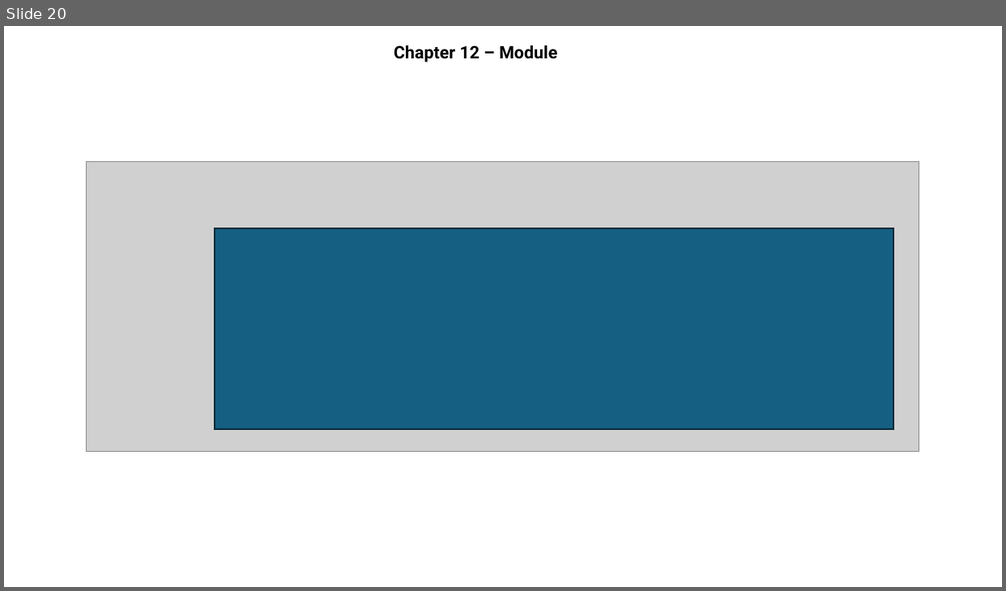
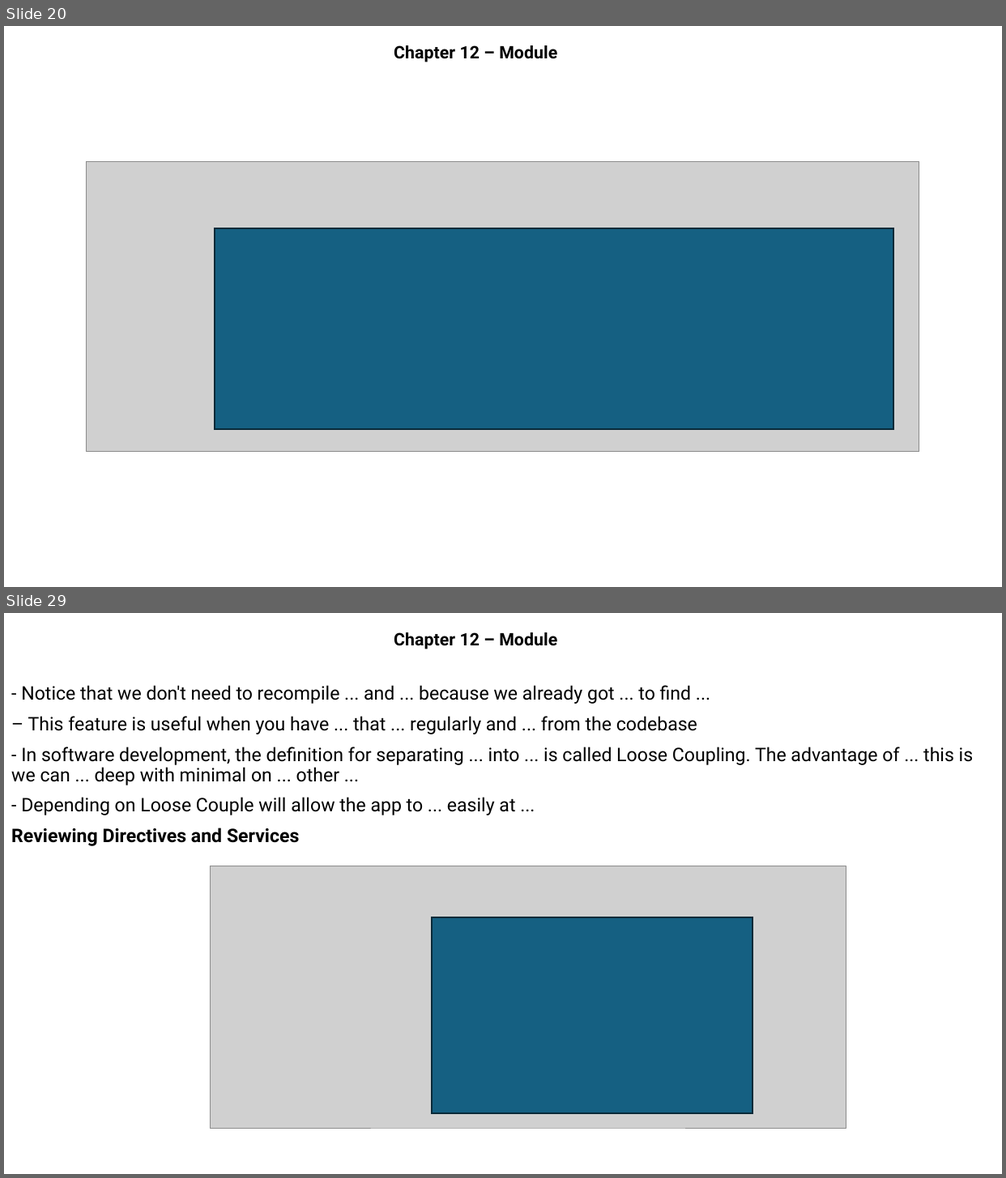
Before and after one commit to MaiDinhVinh/CS-Java, a slide deck: OCP17/Chapter 12 - Modules.pptx. Shown one above the other, each under a label of ours: slide 20 before the commit, slides 20 and 29 after it; the slides between them are not shown. The pictures are 1006x591 and 1006x1178 pixels, drawn with LibreOffice and Linux fonts; fonts in the diff are those of the drawing; grey boxes stand for pictures. Boxes give left, top, right and bottom in pixels: in the first picture for what was removed or moved away, otherwise in the second. Text is boxed around its words. In the diff, an @@ line names an element or a change of style, - is before the commit and + after.

```diff
--- a/OCP17/Chapter 12 - Modules.pptx
+++ b/OCP17/Chapter 12 - Modules.pptx
@@ slide 29 added at (x1=4, y1=613, x2=1002, y2=1174), background #FFFFFF @@
@@ subtitle added at (x1=394, y1=632, x2=557, y2=649), 16.6 pt, text #000000, bold @@
+Chapter 12 – Module
@@ text added at (x1=11, y1=685, x2=974, y2=846), 18 pt, text #000000 @@
+- Notice that we don't need to recompile ... and ... because we already got ... to find ...
+– This feature is useful when you have ... that ... regularly and ... from the codebase
+- In software development, the definition for separating ... into ... is called Loose Coupling. The advantage of ... this is we can ... deep with minimal on ... other ...
+- Depending on Loose Couple will allow the app to ... easily at ...
+Reviewing Directives and Services
@@ picture added at (x1=210, y1=866, x2=846, y2=1128) @@
@@ rectangle added at (x1=432, y1=918, x2=752, y2=1114), fill #156082, outline #092A39 1.5 pt @@
```
Also in this commit, not shown: 32 other slides added.
